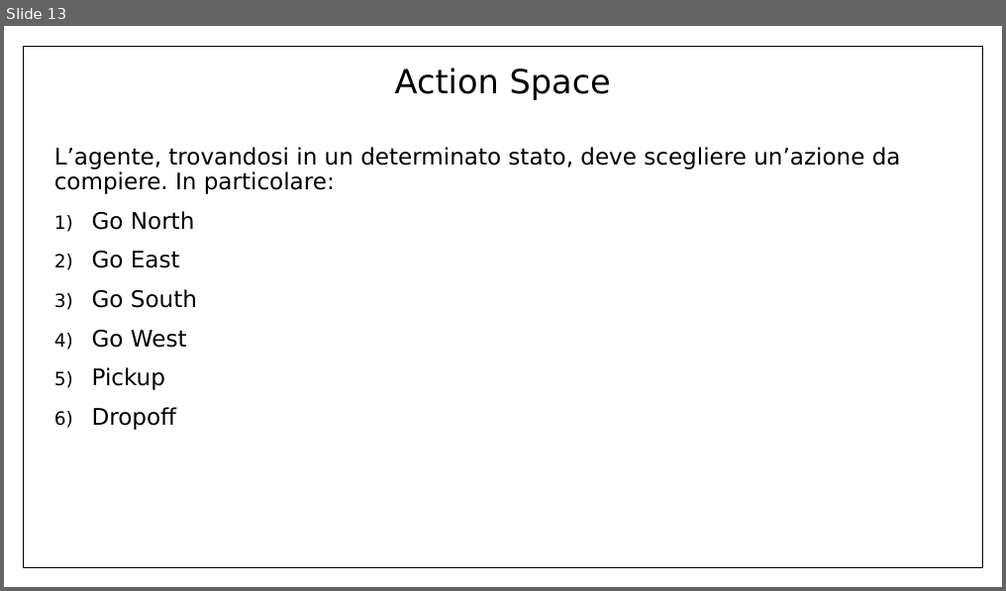
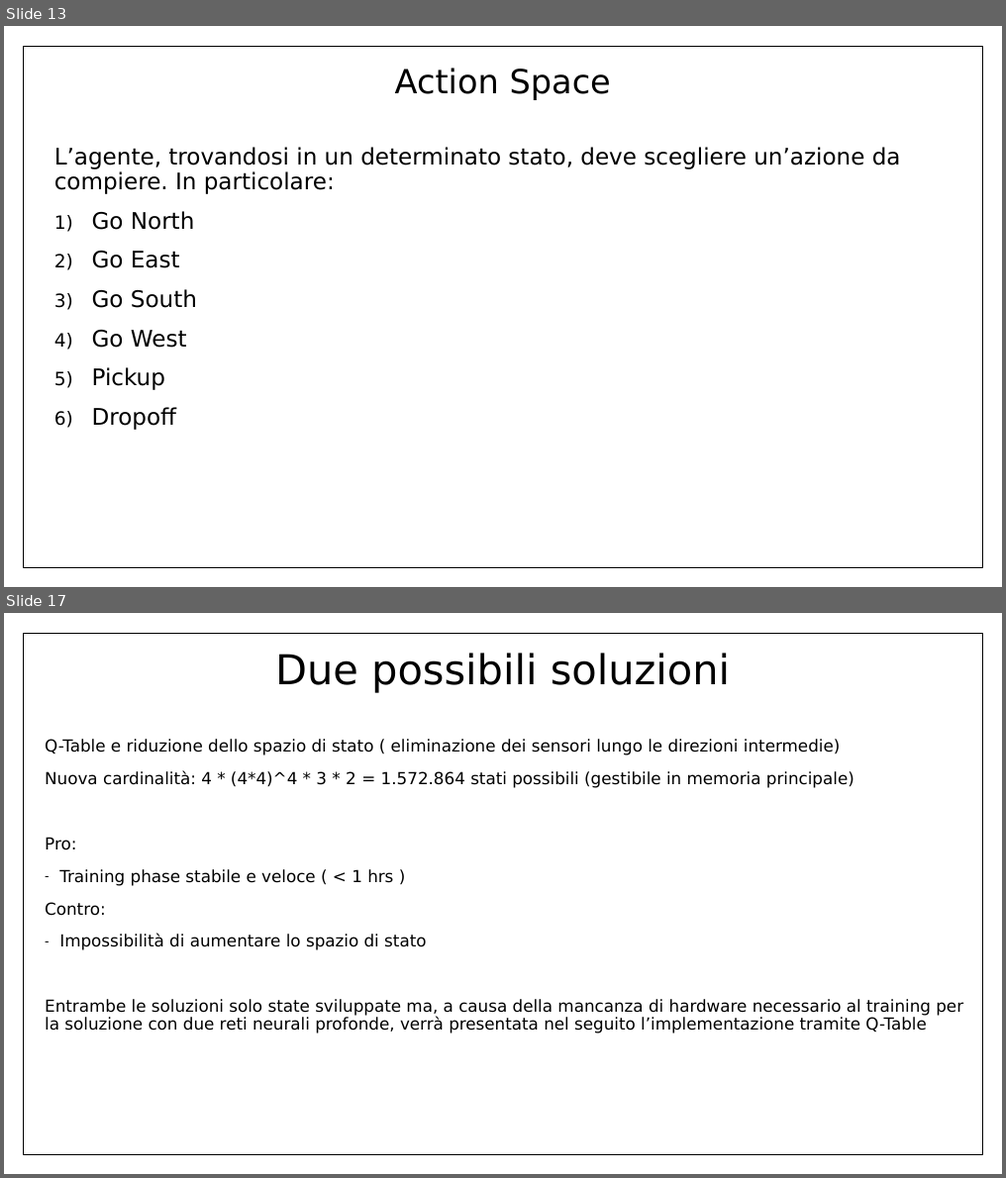
Before and after one commit to Ale1991/IntelligentSystemsLab, a slide deck: Presentazione_RLBrain.pptx. Shown one above the other, each under a label of ours: slide 13 before the commit, slides 13 and 17 after it; the slides between them are not shown. The pictures are 1006x591 and 1006x1178 pixels, drawn with LibreOffice and Linux fonts; fonts in the diff are those of the drawing. Boxes give left, top, right and bottom in pixels: in the first picture for what was removed or moved away, otherwise in the second. Text is boxed around its words. In the diff, an @@ line names an element or a change of style, - is before the commit and + after.

```diff
--- a/Presentazione_RLBrain.pptx
+++ b/Presentazione_RLBrain.pptx
@@ slide 17 added at bbox=[4, 613, 1002, 1174], background #FFFFFF @@
@@ rectangle added at bbox=[23, 633, 982, 1155], fill #FFFFFF, outline #000000 1 pt @@
@@ title added at bbox=[275, 653, 730, 693], 39.6 pt, text #000000 @@
+Due possibili soluzioni
@@ text added at bbox=[45, 739, 963, 1034], 16 pt, text #000000 @@
+Q-Table e riduzione dello spazio di stato ( eliminazione dei sensori lungo le direzioni intermedie)
+Nuova cardinalità: 4 * (4*4)^4 * 3 * 2 = 1.572.864 stati possibili (gestibile in memoria principale)
+Pro:
+– Training phase stabile e veloce ( < 1 hrs )
+Contro:
+– Impossibilità di aumentare lo spazio di stato
+Entrambe le soluzioni solo state sviluppate ma, a causa della mancanza di hardware necessario al training per la soluzione con due reti neurali profonde, verrà presentata nel seguito l’implementazione tramite Q-Table
```
Also in this commit, not shown: 6 slides changed, 5 other slides added, 2 slides removed.
